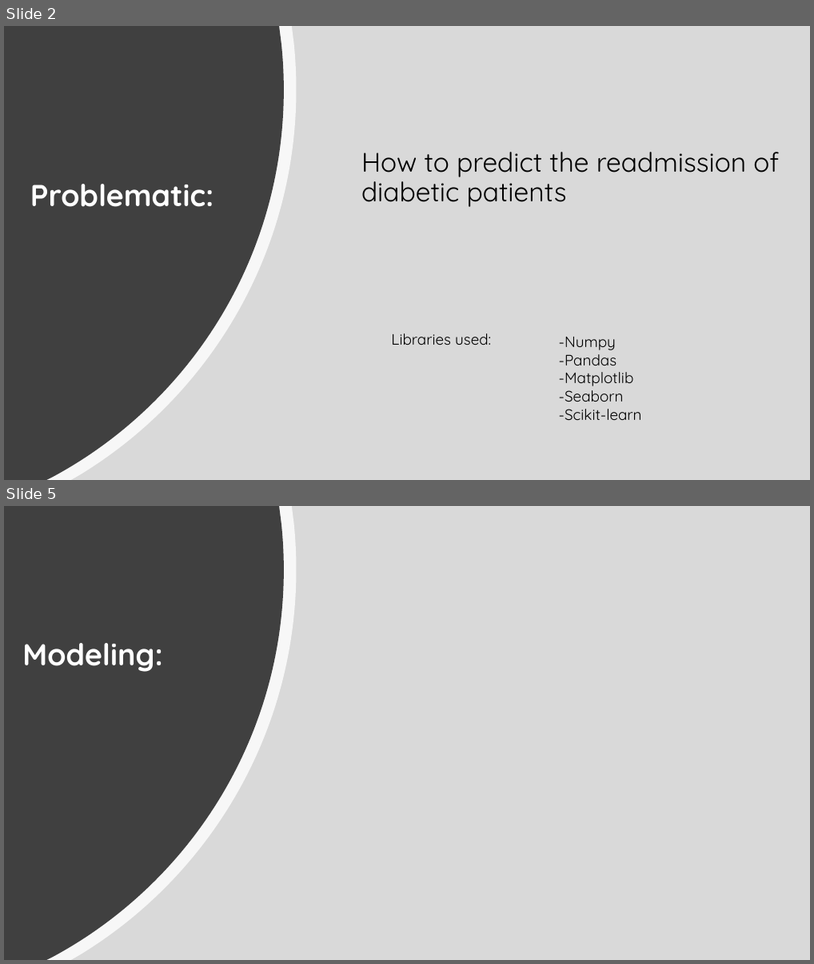
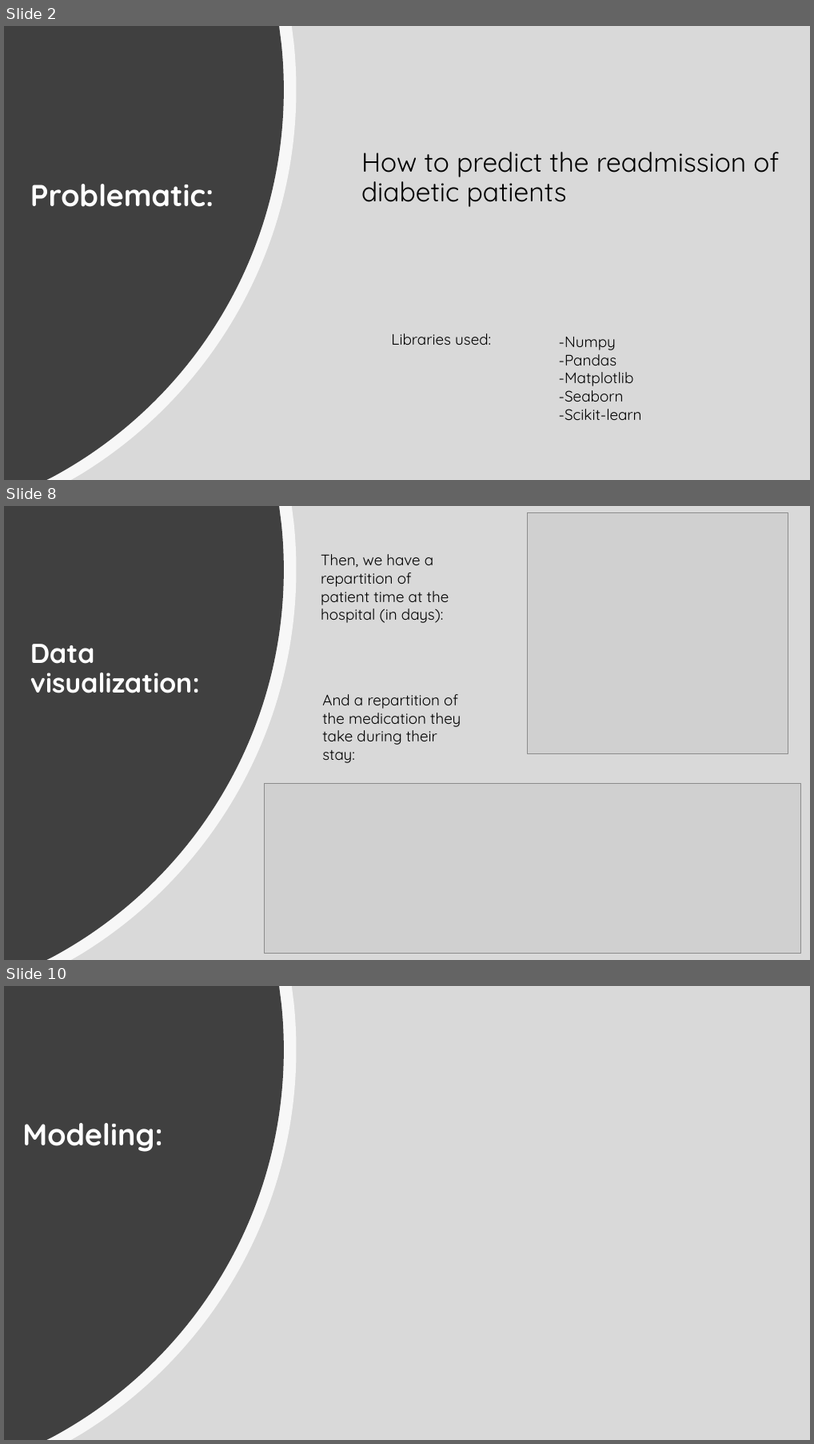
Before and after one commit to Const679/Python-Diabete, a slide deck: Readmission of the Diabetics patients.pptx. Shown one above the other, each under a label of ours: slides 2 and 5 before the commit, slides 2, 8 and 10 after it; the slides between them are not shown. The pictures are 814x964 and 814x1444 pixels, drawn with LibreOffice and Linux fonts; fonts in the diff are those of the drawing; grey boxes stand for pictures. Boxes give left, top, right and bottom in pixels: in the first picture for what was removed or moved away, otherwise in the second. Text is boxed around its words. In the diff, an @@ line names an element or a change of style, - is before the commit and + after.

```diff
--- a/Readmission of the Diabetics patients.pptx
+++ b/Readmission of the Diabetics patients.pptx
@@ slide 8 added at (4, 506, 810, 960), background #FFFFFF @@
@@ rectangle added at (4, 506, 810, 960), fill #D9D9D9 @@
@@ freeform shape added at (4, 506, 297, 960), fill #FFFFFF at 80% opacity @@
@@ freeform shape added at (4, 506, 284, 960), fill #404040 @@
@@ picture added at (528, 512, 789, 753) @@
@@ text added at (321, 554, 450, 623), 18 pt, text #000000 @@
+Then, we have a repartition of patient time at the hospital (in days):
@@ title added at (30, 644, 200, 693), 32.4 pt, text #FFFFFF, bold @@
+Data visualization:
@@ text added at (322, 694, 461, 763), 18 pt, text #000000 @@
+And a repartition of the medication they take during their stay:
@@ picture added at (264, 783, 802, 953) @@
@@ what was slide 5 is now slide 10 @@
```
Also in this commit, not shown: 2 slides changed, 4 other slides added.
